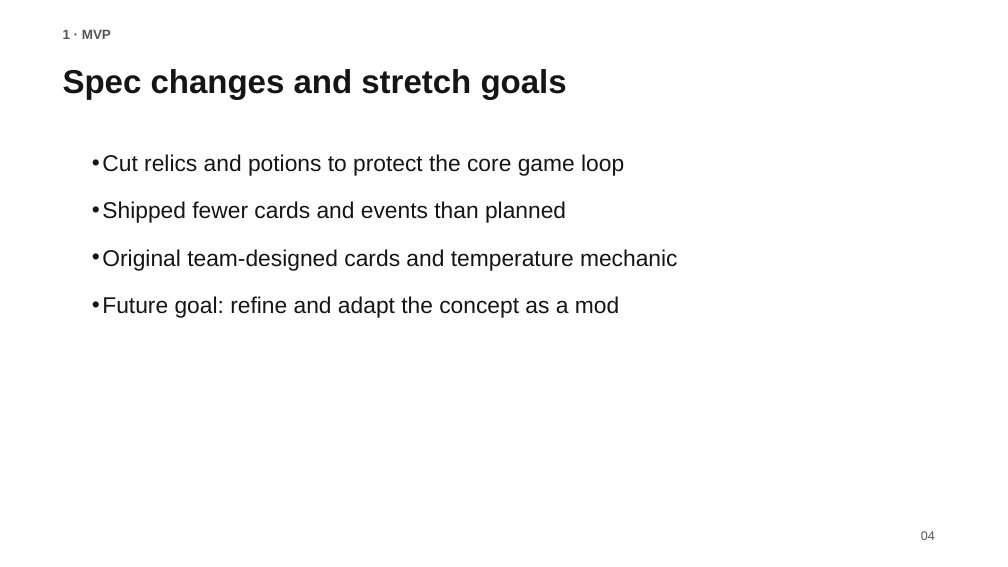
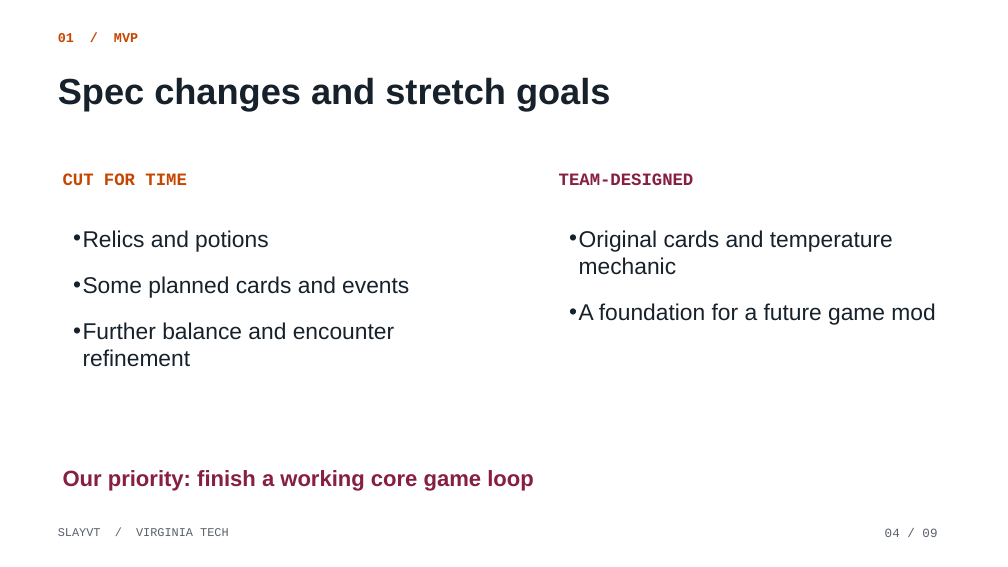
Before and after one commit to ultra-dog/SlayVT, a slide deck: slide 4 of docs/SlayVT_Deliverable3.pptx. Drawn at 1008x567 pixels with LibreOffice and Linux fonts; fonts in the diff are those of the drawing. Boxes give left, top, right and bottom in pixels: in the first picture for what was removed or moved away, otherwise in the second. Text is boxed around its words. In the diff, an @@ line names an element or a change of style, - is before the commit and + after.

Commit message:
Style final presentation with VT colors and card-spire artwork

```diff
--- a/docs/SlayVT_Deliverable3.pptx
+++ b/docs/SlayVT_Deliverable3.pptx
@@ text at [58, 33, 138, 42]: text changed; font Arial to Courier New; text colour #555555 to #C64600 @@
-1 · MVP
+01 / MVP
@@ text "Spec changes and stretch goals": place and size @@
-text "Spec changes and stretch goals" at [63, 69, 567, 100]
+text "Spec changes and stretch goals" at [58, 77, 610, 111]
@@ text "Spec changes and stretch goals" at [58, 77, 610, 111]: size 31.5 to 34.5 pt, text colour #151515 to #17212B @@
@@ text added at [63, 173, 186, 185], 16.5 pt, text #C64600, bold @@
+CUT FOR TIME
@@ text removed at [102, 154, 678, 318] @@
-• Cut relics and potions to protect the core game loop
-• Shipped fewer cards and events than planned
-• Original team-designed cards and temperature mechanic
-• Future goal: refine and adapt the concept as a mod
@@ text added at [559, 173, 694, 185], 16.5 pt, text #861F41, bold @@
+TEAM-DESIGNED
@@ text added at [83, 230, 409, 367], 21.8 pt, text #17212B @@
+• Relics and potions
+• Some planned cards and events
+• Further balance and encounter refinement
@@ text added at [579, 230, 935, 325], 21.8 pt, text #17212B @@
+• Original cards and temperature mechanic
+• A foundation for a future game mod
@@ text added at [63, 470, 533, 491], 21 pt, text #861F41, bold @@
+Our priority: finish a working core game loop
@@ text added at [58, 528, 229, 536], 11.2 pt, text #59616B @@
+SLAYVT / VIRGINIA TECH
@@ text at [885, 528, 937, 537]: text changed; font Arial to Courier New; text colour #555555 to #59616B @@
-04
+04 / 09
```
Also in this commit, not shown: 5 other slides changed, 3 slides added, 3 slides removed, 1 other file.
